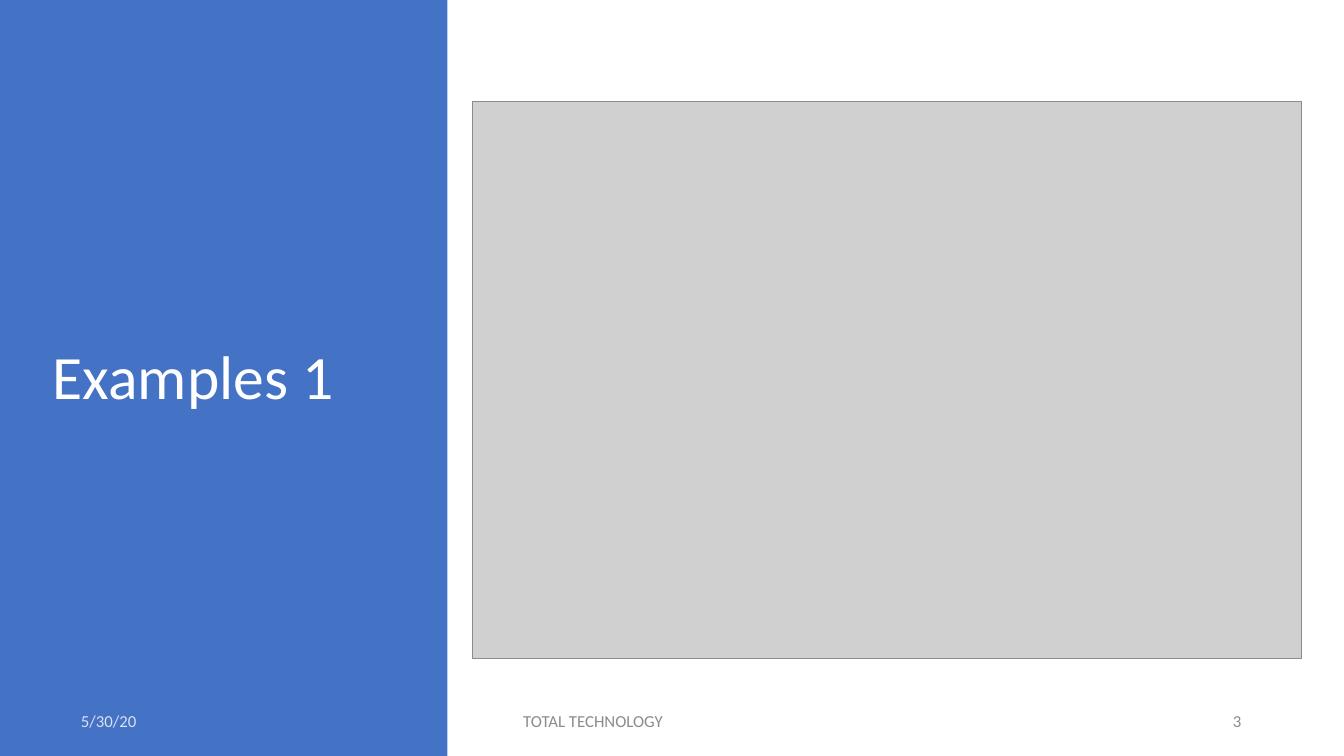
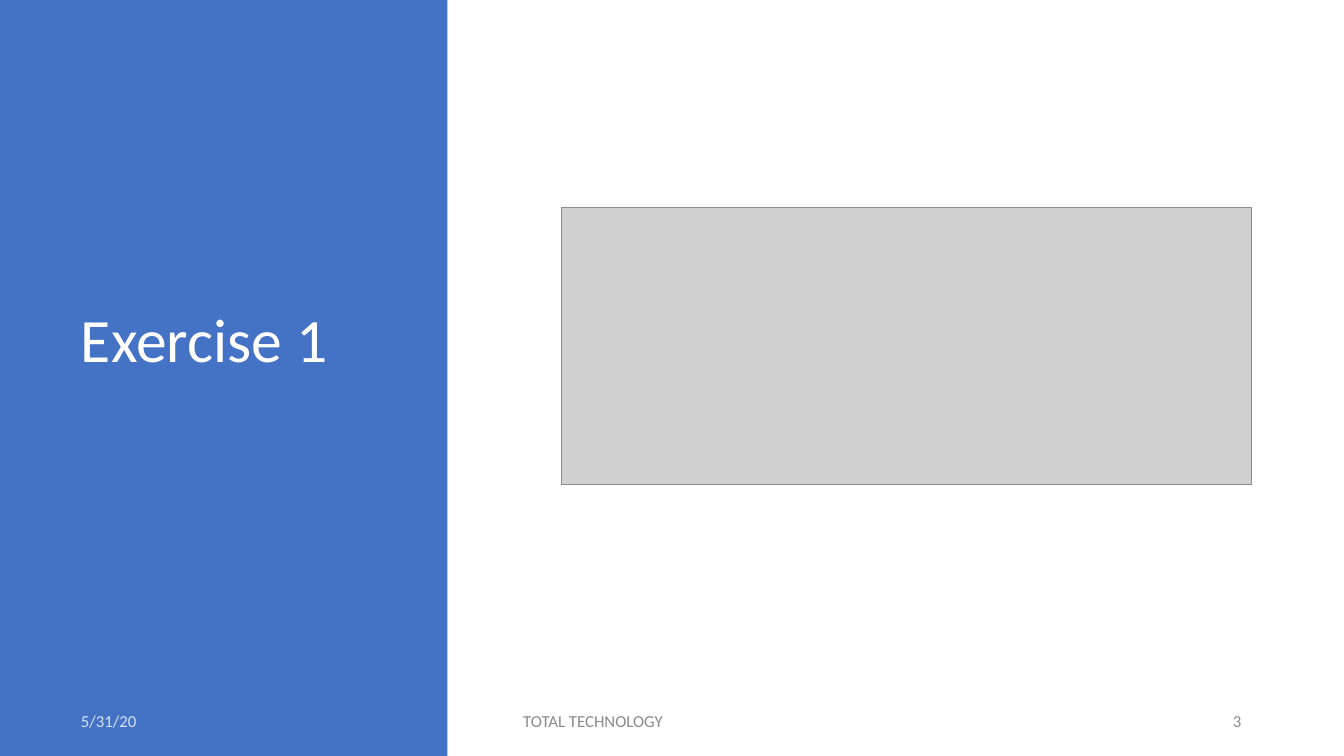
Before and after one commit to ronidas39/NUMPY_TUTORIAL, a slide deck: slide 3 of NUMPY_TUTORIAL_18_SLIDE.pptx. Drawn at 1344x756 pixels with LibreOffice and Linux fonts; fonts in the diff are those of the drawing; grey boxes stand for pictures. Boxes give left, top, right and bottom in pixels: in the first picture for what was removed or moved away, otherwise in the second. Text is boxed around its words. In the diff, an @@ line names an element or a change of style, - is before the commit and + after.

```diff
--- a/NUMPY_TUTORIAL_18_SLIDE.pptx
+++ b/NUMPY_TUTORIAL_18_SLIDE.pptx
@@ title "Exercise 1": place and size @@
-title "Exercise 1" at [42,71,412,690]
+title "Exercise 1" at [71,71,412,690]
@@ picture removed at [473,102,1302,659] @@
@@ picture added at [562,208,1252,485] @@
@@ title at [81,319,327,363]: text changed @@
-Examples 1
+Exercise 1
@@ text at [81,715,136,728]: text changed @@
-5/30/20
+5/31/20
```
Also in this commit, not shown: 2 other slides changed, 4 slides added, 2 other files.
